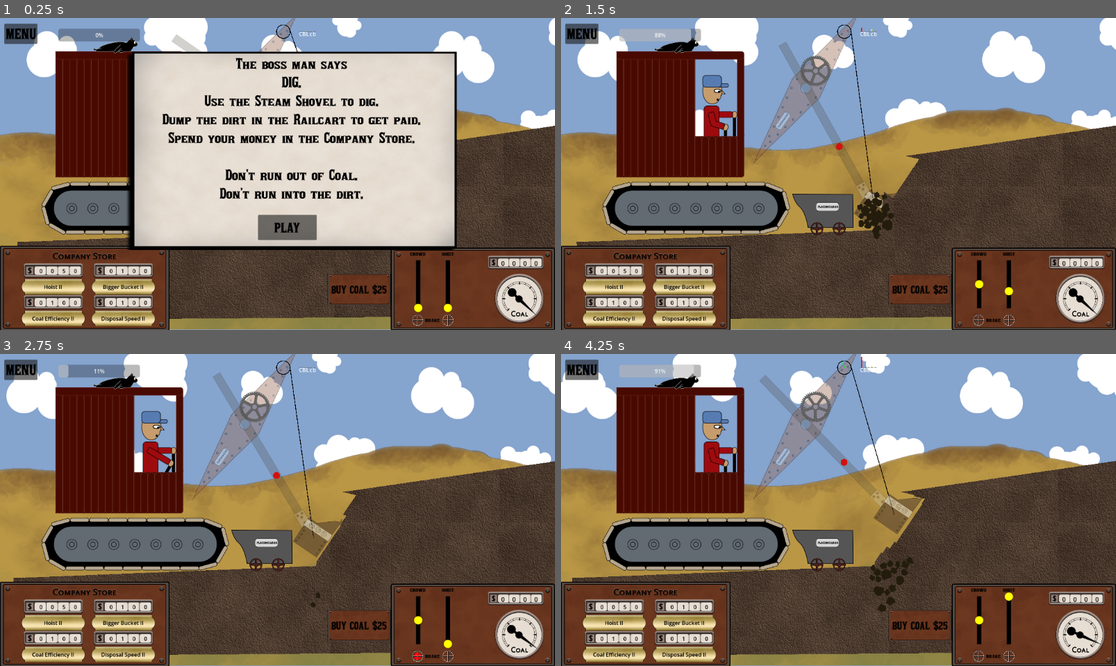
Above: before the commit, frames 1-4 (two rows, left to right).
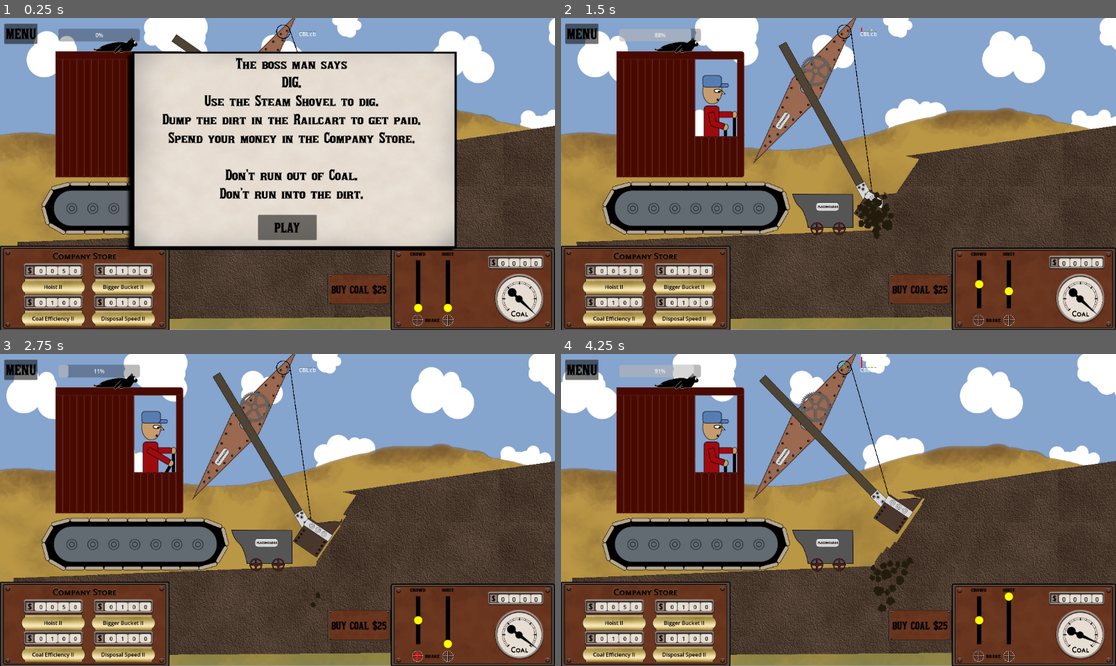
Above: after the commit, the same moments.

Repository: Lobbsterwaffles/Steam-Shov
Game: Godot game, scene res://jonly.tscn
Same seed, same stepped clock (60 frames per second), same inputs: the game is played once before the commit and once after it.
Inputs:
- Up to frame 1 (0.25 s): no input
- Up to frame 2 (1.5 s): click "PLAY" at 0.5 s; hold Q (hoist_up) from 1.28 s (still down); hold B (bucket_release) from 1.28 s (still down)
- Up to frame 3 (2.75 s): release Q (hoist_up) at 2.03 s; release B (bucket_release) at 2.03 s; hold Shift (crowd_brake) from 2.03 s (still down); tap O (crowd_in) at 2.1 s
- Up to frame 4 (4.25 s): release Shift (crowd_brake) at 2.78 s; hold P (crowd_out) 2.78-3.53 s; hold Q (hoist_up) from 2.78 s (still down); tap B (bucket_release) at 3.6 s

The runs differ from the first frame. In frame 1, 0.4% of the frame differs, in the area x 30-54%, y 0-11%; in frame 2, 2.5%; in frame 3, 3.0%; in frame 4, 3.0%, in the area x 34-66%, y 0-58%.

Commit message:
victory screen

Diff:
--- a/jonly.tscn
+++ b/jonly.tscn
@@ -217,7 +217,6 @@
 shape = SubResource("RectangleShape2D_yeuc0")
 
 [node name="Sprite2D" type="Sprite2D" parent="arm/CollisionShape2D" unique_id=708914638]
-modulate = Color(1, 1, 1, 0.40784314)
 position = Vector2(71.5203, 12.648678)
 rotation = -0.7853982
 scale = Vector2(0.45107174, 0.45107174)
@@ -269,7 +268,6 @@
 shape = SubResource("RectangleShape2D_dxtb6")
 
 [node name="Sprite2D" type="Sprite2D" parent="crowd/CollisionShape2D" unique_id=832757463]
-modulate = Color(1, 1, 1, 0.24705882)
 position = Vector2(-197.2818, -88.720215)
 rotation = -2.6179938
 scale = Vector2(0.5462722, 0.5462722)
@@ -294,7 +292,6 @@
 brake_release_curve = SubResource("Curve_t5dwq")
 
 [node name="Sprite2D" type="Sprite2D" parent="crowd/scoop" unique_id=1383584872]
-modulate = Color(1, 1, 1, 0.5176471)
 position = Vector2(-339.74298, 83.011154)
 rotation = -0.5462881
 scale = Vector2(-0.438, 0.438)
@@ -912,6 +909,49 @@
 Try again?"
 horizontal_alignment = 1
 
+[node name="victory_screen" type="Control" parent="." unique_id=112458587]
+unique_name_in_owner = true
+process_mode = 2
+visible = false
+layout_mode = 3
+anchors_preset = 0
+offset_right = 40.0
+offset_bottom = 40.0
+theme = ExtResource("32_7xl4i")
+
+[node name="panel" type="Panel" parent="victory_screen" unique_id=1027396237]
+layout_mode = 0
+offset_left = -118.0
+offset_top = 100.0
+offset_right = 861.99994
+offset_bottom = 688.0
+
+[node name="again_yes" type="Button" parent="victory_screen/panel" unique_id=1987059980]
+layout_mode = 0
+offset_left = 390.0
+offset_top = 484.0
+offset_right = 564.19354
+offset_bottom = 559.0
+theme_override_font_sizes/font_size = 38
+text = "YES
+"
+
+[node name="Label" type="Label" parent="victory_screen/panel" unique_id=1865442449]
+layout_mode = 1
+anchors_preset = 5
+anchor_left = 0.5
+anchor_right = 0.5
+offset_left = -196.0
+offset_top = 93.0
+offset_right = 196.00003
+offset_bottom = 408.0
+grow_horizontal = 2
+theme_override_font_sizes/font_size = 81
+text = "HOLE: DUG
+All in a day's work
+Dig again?"
+horizontal_alignment = 1
+
 [node name="kill_screen_dirt" type="Control" parent="." unique_id=1706045959]
 unique_name_in_owner = true
 process_mode = 2
@@ -1054,5 +1094,6 @@
 [connection signal="pressed" from="Pause" to="." method="pause"]
 [connection signal="pressed" from="help_Screen/TextureRect/close_help" to="." method="closehelp"]
 [connection signal="pressed" from="kill_screen_coal/panel/again_yes" to="." method="restart"]
+[connection signal="pressed" from="victory_screen/panel/again_yes" to="." method="restart"]
 [connection signal="pressed" from="kill_screen_dirt/panel/again_yes" to="." method="restart"]
 [connection signal="pressed" from="intro_screen/panel/play_button" to="." method="new_game"]
